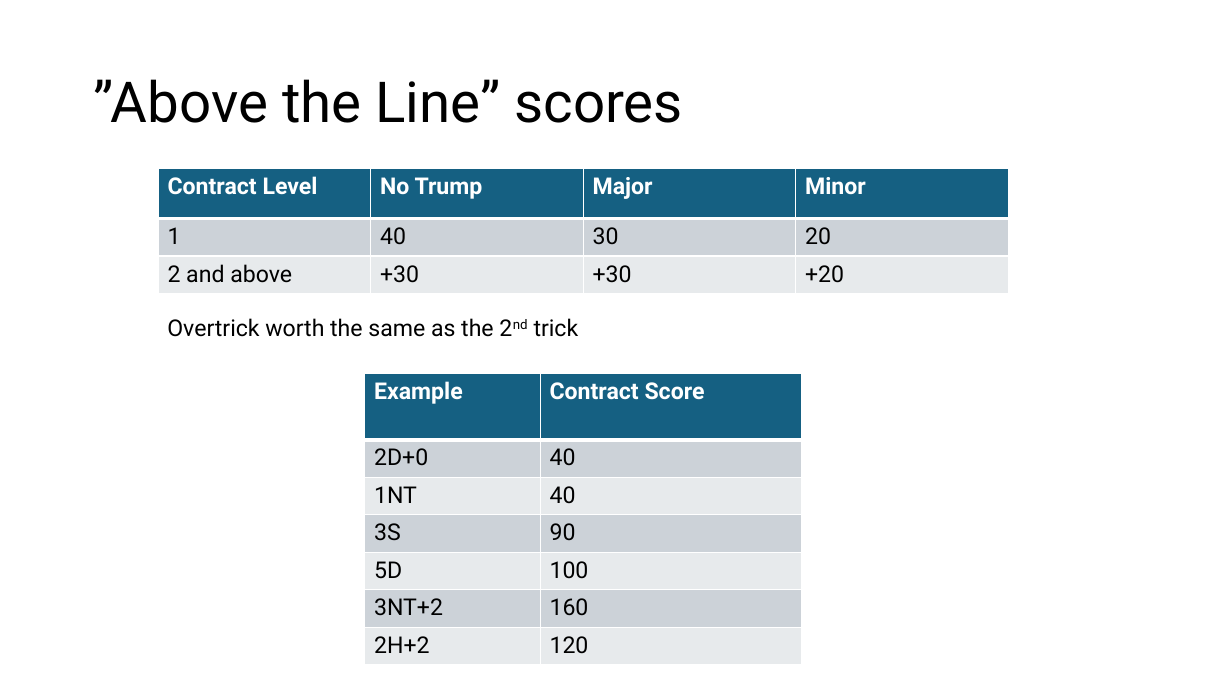
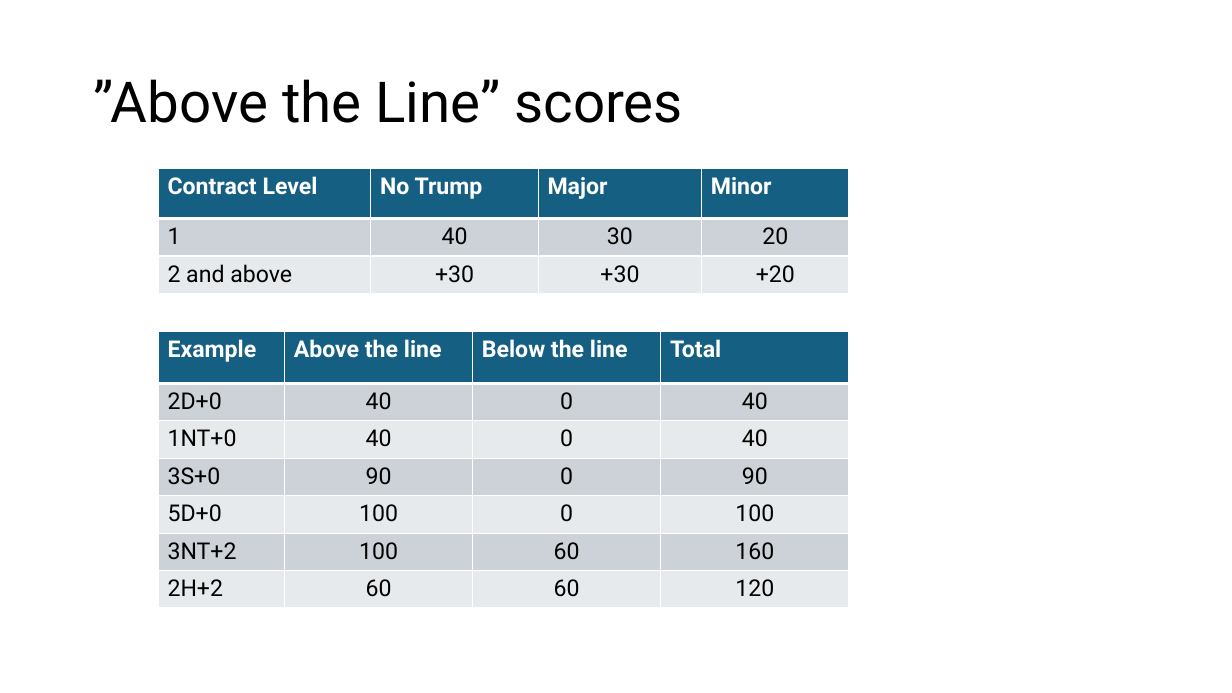
Before and after one commit to sywhub/bridge101, a slide deck: slide 10 of lectures.pptx (slide 8 before the commit). Drawn at 1232x693 pixels with LibreOffice and Linux fonts; fonts in the diff are those of the drawing; background and template pictures are left out. Boxes give left, top, right and bottom in pixels: in the first picture for what was removed or moved away, otherwise in the second. Text is boxed around its words. In the diff, an @@ line names an element or a change of style, - is before the commit and + after.

```diff
--- a/lectures.pptx
+++ b/lectures.pptx
@@ table at box(158, 168, 848, 293) @@
@@ alignment left to centre @@
@@ table: place and size @@
-table at box(158, 168, 1008, 293)
+table at box(158, 168, 848, 293)
@@ text removed at box(167, 318, 579, 337) @@
-Overtrick worth the same as the 2nd trick
@@ table at box(158, 331, 850, 608) @@
-column 1: Example | 2D+0 | 1NT | 3S | 5D | 3NT+2 | 2H+2
-column 2: Contract Score | 40 | 40 | 90 | 100 | 160 | 120
+column 1: Example | 2D+0 | 1NT+0 | 3S+0 | 5D+0 | 3NT+2 | 2H+2
+column 2: Above the line | 40 | 40 | 90 | 100 | 100 | 60
+column 3: Below the line | 0 | 0 | 0 | 0 | 60 | 60
+column 4: Total | 40 | 40 | 90 | 100 | 160 | 120
@@ table: place and size @@
-table at box(365, 374, 802, 665)
+table at box(158, 331, 850, 608)
```
Also in this commit, not shown: 11 other slides changed, 8 slides added, 1 slide removed.
